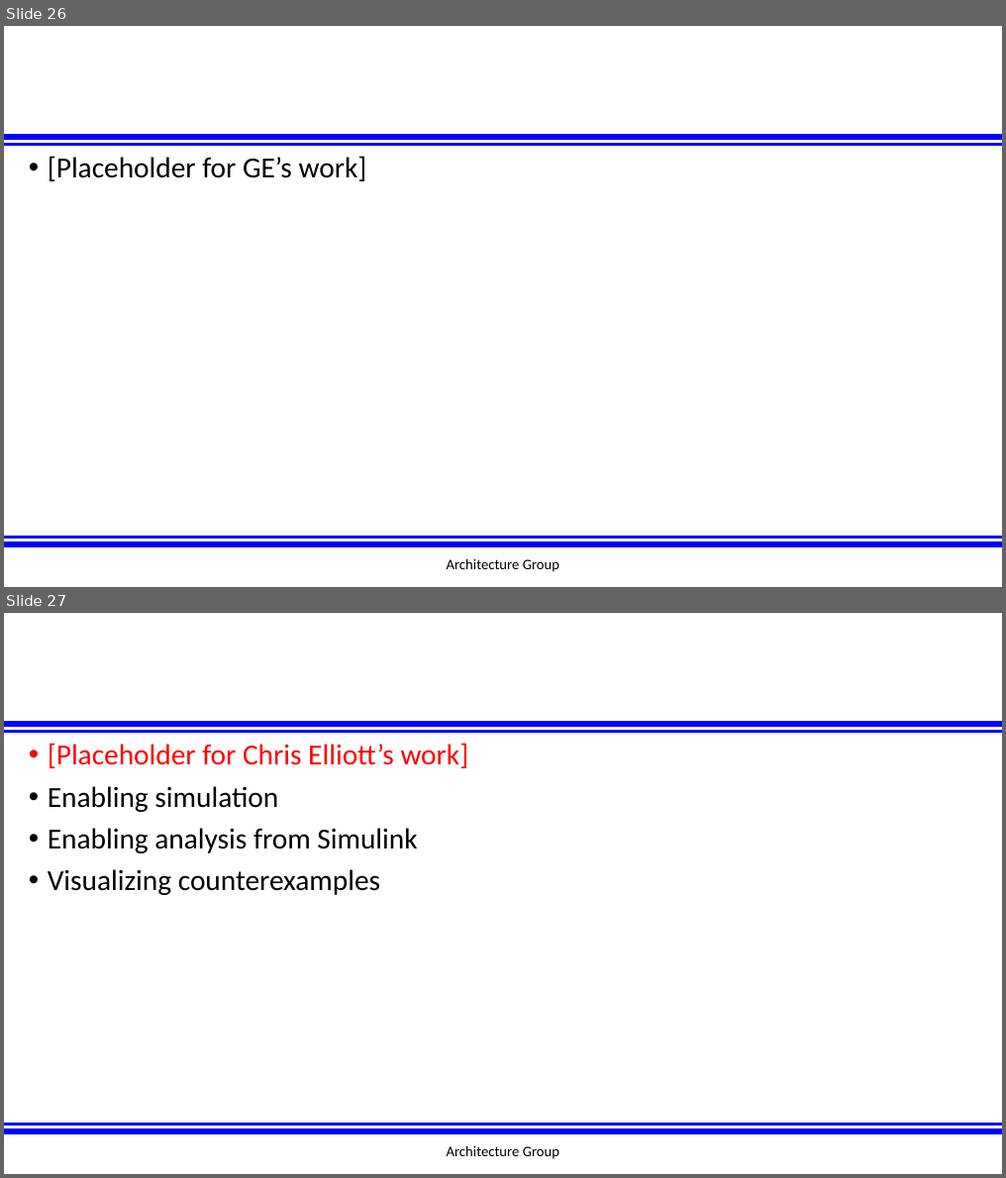
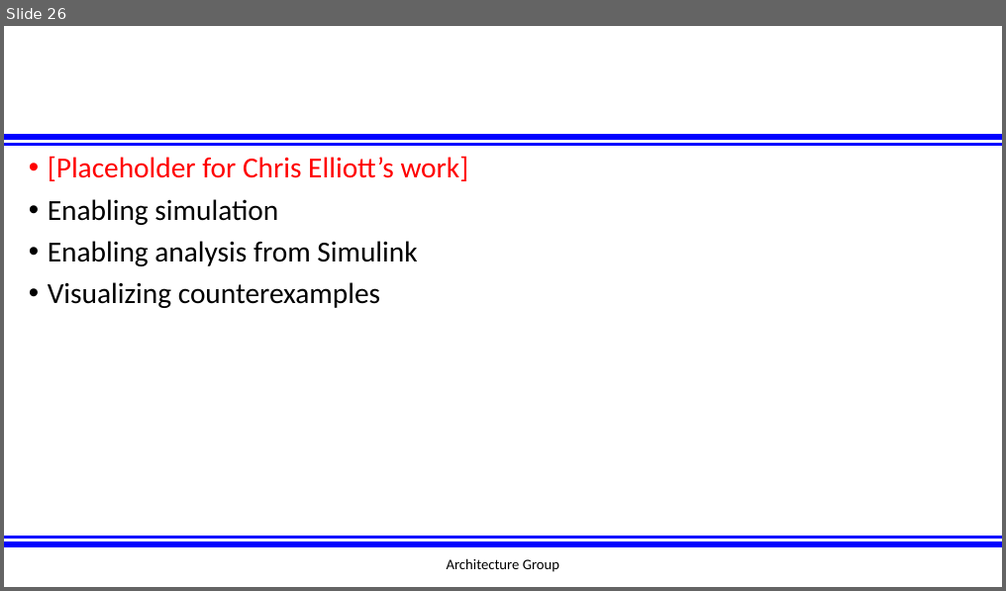
Before and after one commit to afrl-rq/OpenUxAS-SoI, a slide deck: presentations/S5_SoI_Architecture_Group.pptx. Shown one above the other, each under a label of ours: slides 26 and 27 before the commit, slide 26 after it. The pictures are 1006x1178 and 1006x591 pixels, drawn with LibreOffice and Linux fonts; fonts in the diff are those of the drawing; background and template pictures are left out. Boxes give left, top, right and bottom in pixels: in the first picture for what was removed or moved away, otherwise in the second. Text is boxed around its words. In the diff, an @@ line names an element or a change of style, - is before the commit and + after.

```diff
--- a/presentations/S5_SoI_Architecture_Group.pptx
+++ b/presentations/S5_SoI_Architecture_Group.pptx
@@ slide 26 removed at (4,26,1002,587), background #FFFFFF; not listed: 4 template elements that a slide beside it also shows @@
@@ text removed at (48,156,367,181) @@
-• [Placeholder for GE’s work]
@@ text removed at (447,559,559,572) @@
-Architecture Group
@@ what was slide 27 is now slide 26 @@
```
Also in this commit, not shown: 13 slides changed, 10 slides added, 10 other slides removed.
